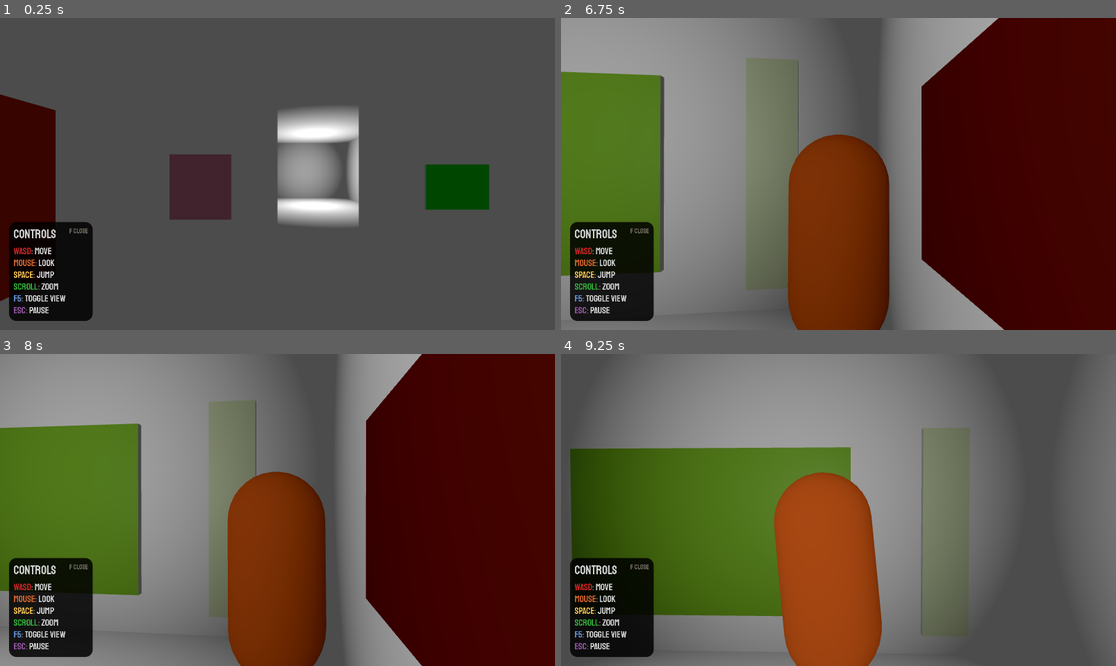
Above: before the commit, frames 1-4 (two rows, left to right).
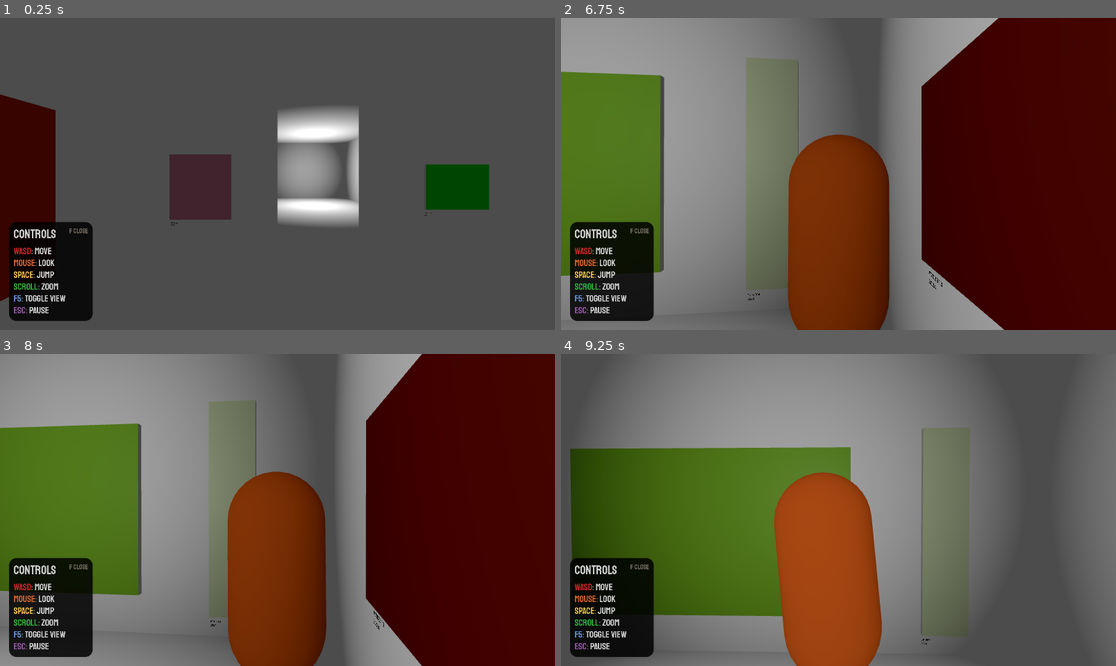
Above: after the commit, the same moments.

Repository: toolness/atuls-art-gallery
Game: Godot game, scene res://Levels/infinite_gallery.tscn
The game is run twice, just before and just after one commit, with the same random seed, the same clock (stepped at 60 frames per second) and the same inputs.
Inputs (mouse positions are in pixels of both pictures, inside the frame that each line leads up to):
- Up to frame 1 (0.25 s): no input
- Up to frame 2 (6.75 s): tap Enter (ui_accept) at 0.5 s; move the mouse to (866, 174) at 0.52 s; press the mouse at (866, 174) at 0.53 s; hold W (move_forward) 0.53-5.78 s; tap Space (jump) at 0.77, 1.52, 3.02, 3.77, 4.52, 6.02 s; move the mouse to (810, 174) at 1.27 s; release the mouse at (810, 174) at 1.28 s; tap Mouse wheel up (zoom_in) at 1.35, 5.85 s; move the mouse to (849, 167) at 2.02 s; hold Mouse wheel down (zoom_out) 2.03-2.78 s; move the mouse to (832, 180) at 2.77 s; click (832, 180) at 2.85 s; move the mouse to (877, 177) at 3.52 s; hold Mouse wheel up (zoom_in) 3.53-4.28 s; move the mouse to (794, 170) at 4.27 s; tap Mouse wheel down (zoom_out) at 4.35 s; move the mouse to (844, 174) at 5.02 s; press the mouse at (844, 174) at 5.03 s; move the mouse to (816, 167) at 5.77 s; release the mouse at (816, 167) at 5.78 s; hold D (move_right) 5.78-6.53 s; move the mouse to (866, 174) at 6.52 s; hold W (move_forward) from 6.53 s (still down); hold Mouse wheel down (zoom_out) from 6.53 s (still down)
- Up to frame 3 (8 s): keep holding W (move_forward); tap Space (jump) at 6.77, 7.52 s; move the mouse to (249, 510) at 7.27 s; release Mouse wheel down (zoom_out) at 7.28 s; click (249, 510) at 7.35 s
- Up to frame 4 (9.25 s): move the mouse to (849, 503) at 8.02 s; hold Mouse wheel up (zoom_in) 8.03-8.78 s; move the mouse to (832, 516) at 8.77 s; release W (move_forward) at 8.78 s; hold A (move_left) from 8.78 s (still down); tap Mouse wheel down (zoom_out) at 8.85 s; tap Space (jump) at 9.02 s

The runs differ from the first frame. In frame 1, less than 0.1% of the frame differs, in the area x 30-78%, y 62-67%; in frame 2, less than 0.1%, in the area x 33-69%, y 81-91%; in frame 3, less than 0.1%; in frame 4, less than 0.1%.

Commit message:
Add wall labels.

Diff:
--- a/godot/Levels/painting.gd
+++ b/godot/Levels/painting.gd
@@ -6,7 +6,16 @@
 const PAINTING_SURFACE_IDX = 1
 
 
+func configure_wall_label(painting_width: float, painting_height: float, text: String) -> void:
+	var wall_label: Label3D = $wall_label
+	var wall_label_y_offset := -wall_label.position.y - 0.5
+	wall_label.position.y = -((painting_height / 2) + wall_label_y_offset)
+	wall_label.position.x = -(painting_width / 2)
+	wall_label.text = text
+
+
 func init_with_size_and_color(width: float, height: float, color: Color) -> void:
+	configure_wall_label(width, height, "#" + color.to_html(false).to_upper() + "\n2024")
 	var painting: MeshInstance3D  = $painting.get_child(0)
 	painting.set_scale(Vector3(width, height, 1.0))
 	var material: StandardMaterial3D = painting.mesh.surface_get_material(PAINTING_SURFACE_IDX)
@@ -16,6 +25,7 @@
 
 
 func init_with_met_object(object: MetObjects.MetObjectRecord) -> void:
+	configure_wall_label(object.width, object.height, object.title + "\n" + object.date)
 	var painting: MeshInstance3D  = $painting.get_child(0)
 	painting.set_scale(Vector3(object.width, object.height, 1.0))
 	var material: StandardMaterial3D = painting.mesh.surface_get_material(PAINTING_SURFACE_IDX)
--- a/godot/Levels/painting.tscn
+++ b/godot/Levels/painting.tscn
@@ -7,3 +7,16 @@
 script = ExtResource("1_wlgeq")
 
 [node name="painting" parent="." instance=ExtResource("2_ysfke")]
+
+[node name="wall_label" type="Label3D" parent="."]
+transform = Transform3D(1, 0, 0, 0, 1, 0, 0, 0, 1, -0.5, -0.55, 0.01)
+pixel_size = 0.001
+double_sided = false
+modulate = Color(0, 0, 0, 1)
+outline_modulate = Color(0, 0, 0, 0)
+text = "Art Thing
+1902"
+outline_size = 0
+horizontal_alignment = 0
+vertical_alignment = 0
+autowrap_mode = 2
